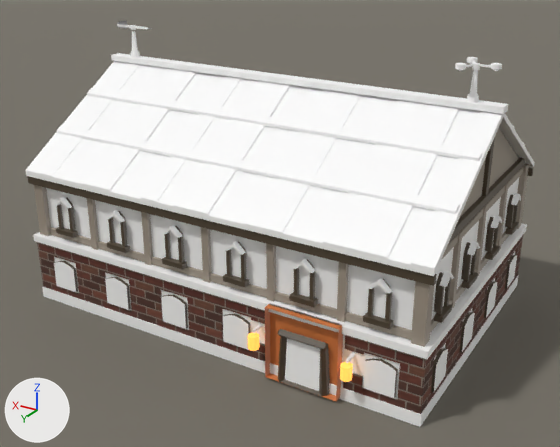
What one commit did to the Blender file src/DeepFrontier/Art/Source/PublicHealthLab-ReferenceStudy.blend.
Both versions are drawn from a 50 mm lens placed at (-8.4, 7.11, 5.64), pointed at (-3.14, -1.66, 1.25). Arrows for +X, +Y and +Z are at lower left; the lights stay in place. The picture after the commit comes second.

Names of what the first picture shows: 'Plane', 'PublicHealthLab.Architecture' and 2 more.
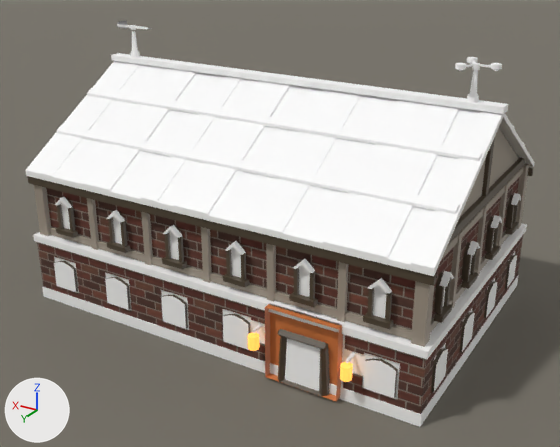
The change, as a diff of the scene's bpy script:
```diff
--- a/src/DeepFrontier/Art/Source/PublicHealthLab-ReferenceStudy.blend.py
+++ b/src/DeepFrontier/Art/Source/PublicHealthLab-ReferenceStudy.blend.py
@@ me_publichealthlab_architecture @@
 me_publichealthlab_architecture.from_pydata(...)  # 4956 vertices, 2525 faces; spans x -6.06..0.06, y -4.05..0.25, z -0.03..3.67
 # used by ob_publichealthlab_architecture; location = (0.0, 0.0, 0.0)
+# me_publichealthlab_architecture part 1: all 2 faces centred in x -3.0, y -2.0..-0.1, z 1.49..2.0 switch from mat_plaster_white_ironteeth (its picture is missing) to mat_referencebrick
+# me_publichealthlab_architecture part 2: the 1 face centred in x -5.9, y -2.0, z 1.49 switches from mat_plaster_white_ironteeth (its picture is missing) to mat_referencebrick
 me_publichealthlab_architecture.materials.append(mat_basewood_darkbrown_ironteeth)
```

Changed parts and their boxes [x1, y1, x2, y2] in the pictures (560 x 447 px):
part 1 of me_publichealthlab_architecture, recoloured (grey to brown)
    both: [46, 188, 415, 330]
part 2 of me_publichealthlab_architecture, recoloured
    both: [431, 178, 519, 320]
